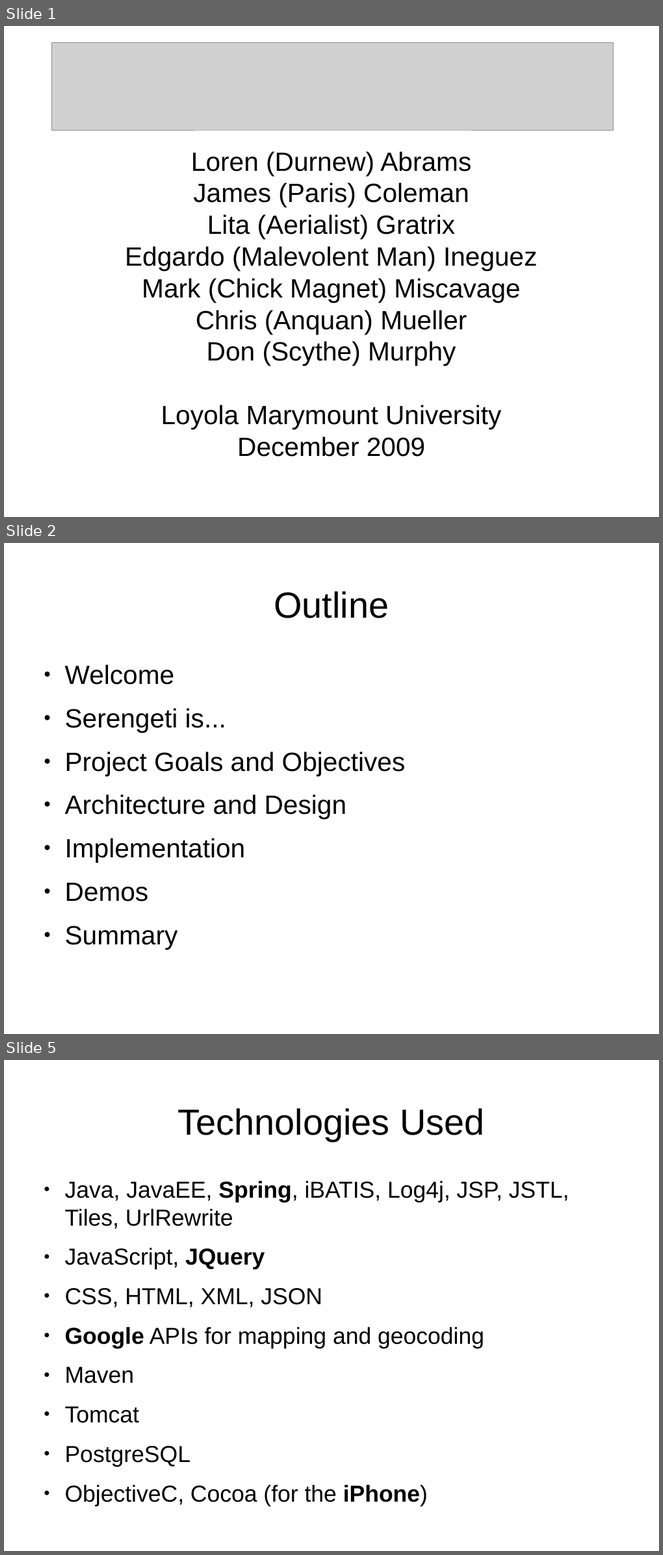
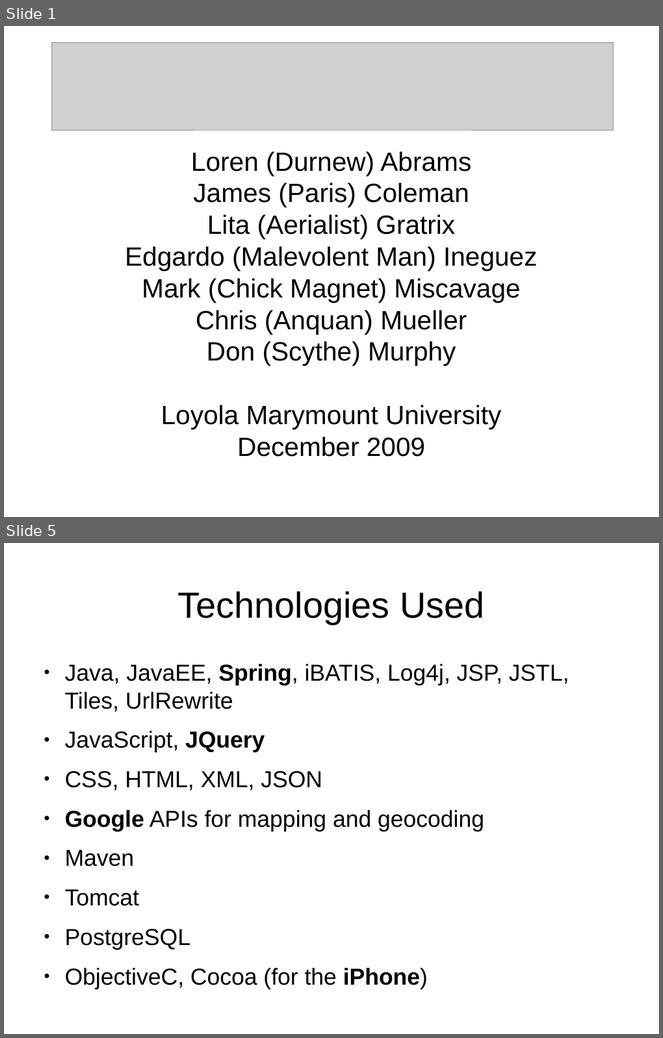
Before and after one commit to lmucs/playserengeti, a slide deck: serengeti/src/site/serengeti.odp. Shown one above the other, each under a label of ours: slides 1, 2 and 5 before the commit, slides 1 and 5 after it; the slides between them are not shown. The pictures are 663x1555 and 663x1038 pixels, drawn with LibreOffice and Linux fonts; fonts in the diff are those of the drawing; grey boxes stand for pictures. Boxes give left, top, right and bottom in pixels: in the first picture for what was removed or moved away, otherwise in the second. Text is boxed around its words. In the diff, an @@ line names an element or a change of style, - is before the commit and + after.

```diff
--- a/serengeti/src/site/serengeti.odp
+++ b/serengeti/src/site/serengeti.odp
@@ slide 2 removed at (x1=4, y1=543, x2=659, y2=1034), background #FFFFFF @@
@@ title removed at (x1=274, y1=591, x2=389, y2=618) @@
-Outline
@@ text removed at (x1=65, y1=665, x2=406, y2=949) @@
-● Welcome
-● Serengeti is...
-● Project Goals and Objectives
-● Architecture and Design
-● Implementation
-● Demos
-● Summary
```
Also in this commit, not shown: 4 slides changed, 1 slide added, 1 other slide removed.
